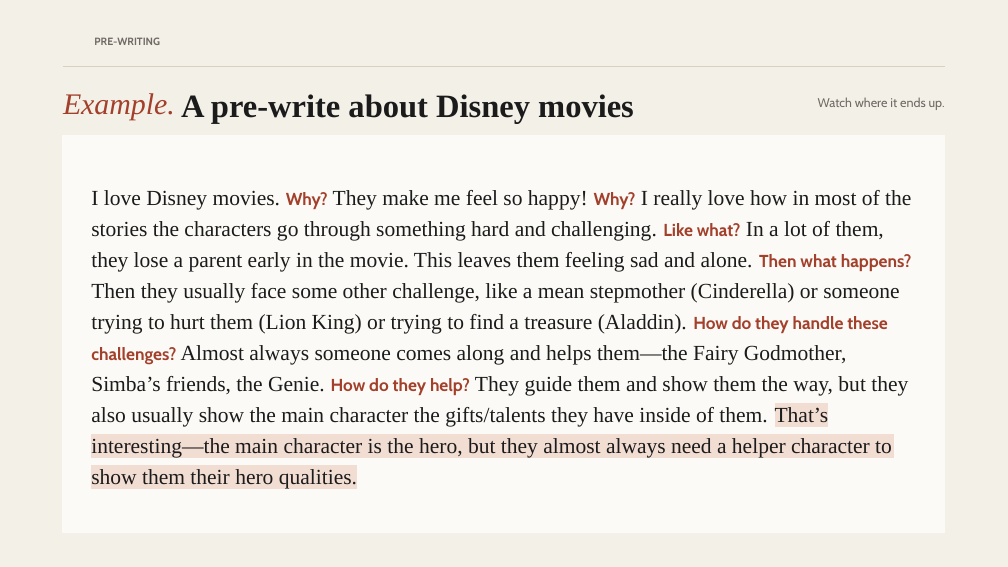
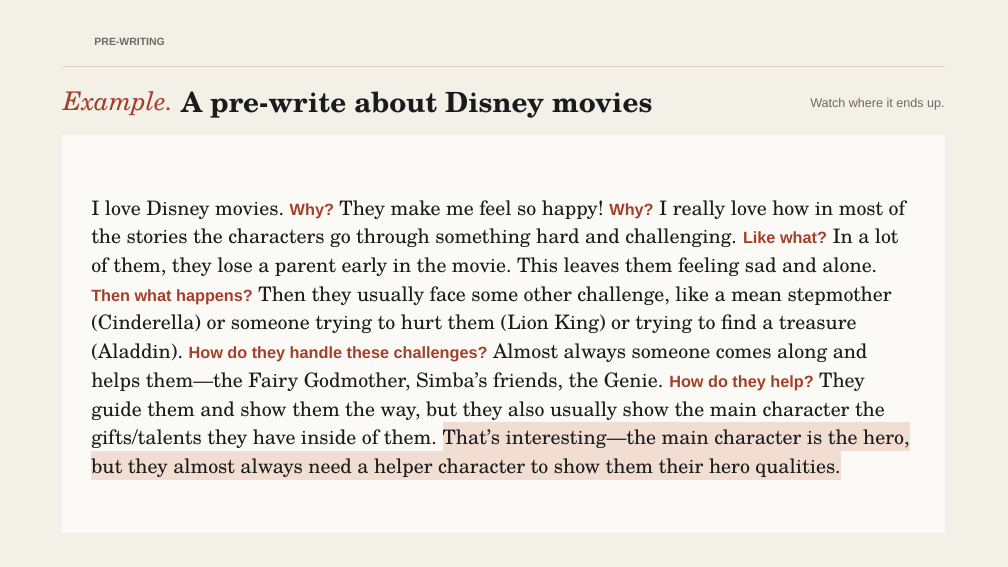
Before and after one commit to The-Connell-School/yawp, a slide deck: slide 16 of services/web-app/public/courses/thesis-driven-essay/02-pre-writing.pptx. Drawn at 1008x567 pixels with LibreOffice and Linux fonts; fonts in the diff are those of the drawing; background and template pictures are left out. Boxes give left, top, right and bottom in pixels: in the first picture for what was removed or moved away, otherwise in the second. Text is boxed around its words. In the diff, an @@ line names an element or a change of style, - is before the commit and + after.

```diff
--- a/services/web-app/public/courses/thesis-driven-essay/02-pre-writing.pptx
+++ b/services/web-app/public/courses/thesis-driven-essay/02-pre-writing.pptx
@@ text "PRE-WRITING" at (94,38,164,45): font Cabin to Arial @@
@@ text "Example." at (63,91,173,115): size 28.5 to 24.5 pt, font Times New Roman to TeX Gyre Schola @@
@@ text "A pre-write about Disney movies" at (181,91,652,118): size 31 to 26.5 pt, font Times New Roman to TeX Gyre Schola @@
@@ text "Watch where it ends up." at (810,98,944,110): font Cabin to Arial @@
@@ text "I love Disney movies. Why? ..." at (91,200,909,477): size 20.5 to 19 pt, font Times New Roman to TeX Gyre Schola in "I love Disney movies. They make me ..."; size 16.5 to 15.5 pt, font Cabin to Arial in "Why? Why? Like what? Then what happens? ..." @@
```
Also in this commit, not shown: 21 other slides changed, 1 other file.
